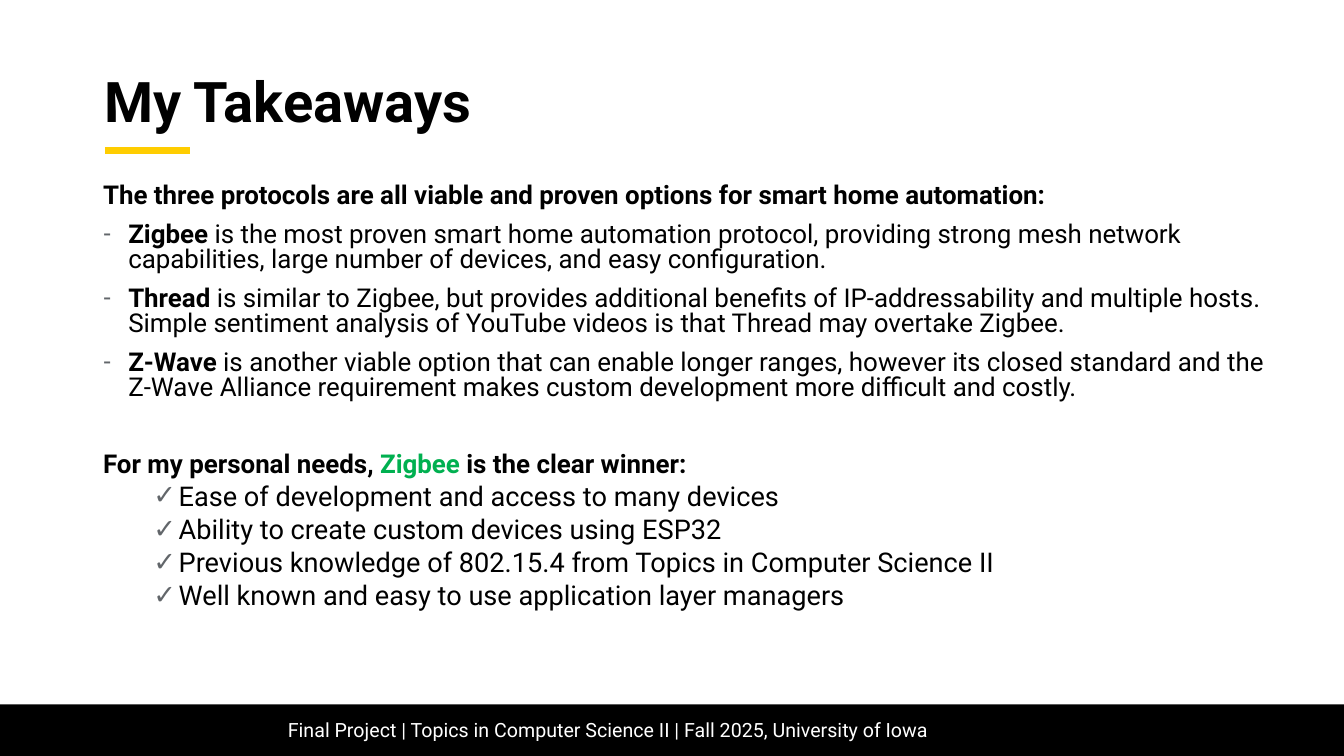
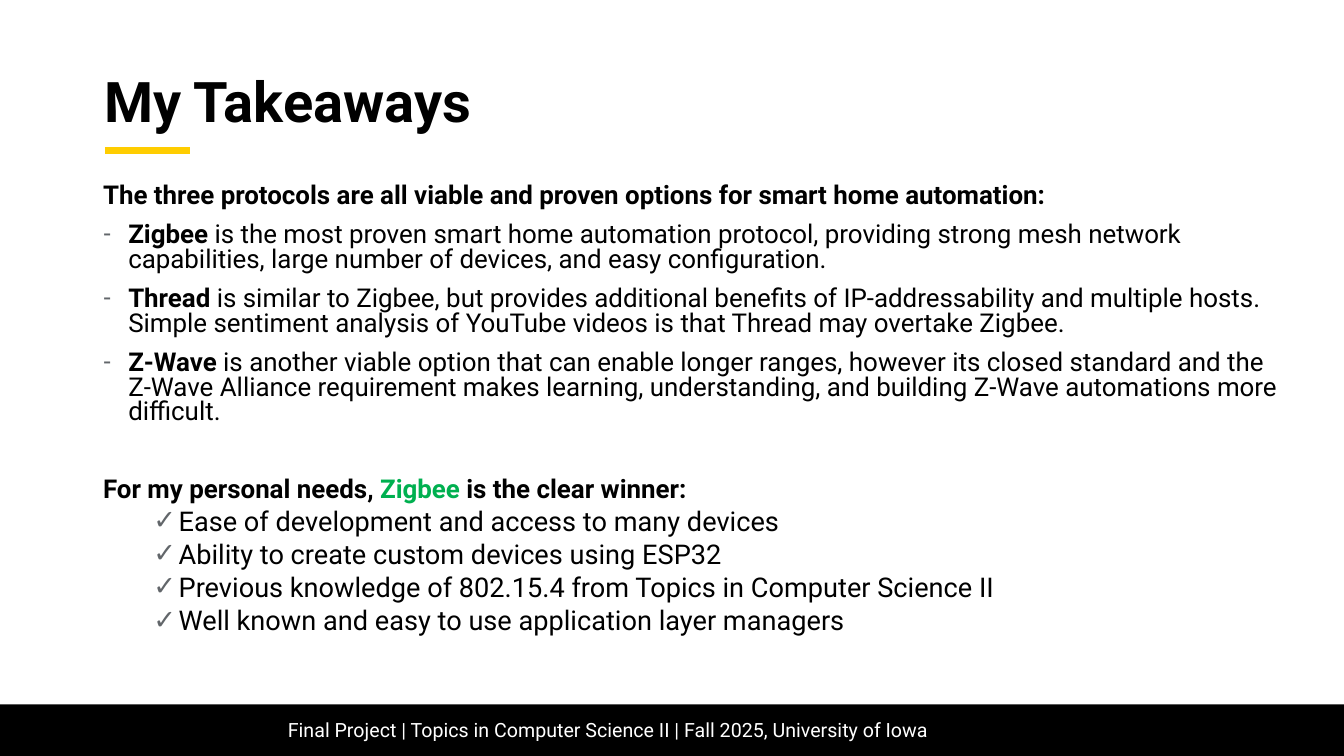
Before and after one commit to mattnkrueger/cs-4980--real-time-cyber-physical-systems, a slide deck: slide 49 of project/final_project-comparison_of_thread_zigbee_and_zwave_for_home_automation.pptx (slide 47 before the commit). Drawn at 1344x756 pixels with LibreOffice and Linux fonts; fonts in the diff are those of the drawing; background and template pictures are left out. Boxes give left, top, right and bottom in pixels: in the first picture for what was removed or moved away, otherwise in the second. Text is boxed around its words. In the diff, an @@ line names an element or a change of style, - is before the commit and + after.

```diff
--- a/project/final_project-comparison_of_thread_zigbee_and_zwave_for_home_automation.pptx
+++ b/project/final_project-comparison_of_thread_zigbee_and_zwave_for_home_automation.pptx
@@ text at [128, 351, 1277, 421]: text changed @@
-– Z-Wave is another viable option that can enable longer ranges, however its closed standard and the Z-Wave Alliance requirement makes custom development more difficult and costly.
+– Z-Wave is another viable option that can enable longer ranges, however its closed standard and the Z-Wave Alliance requirement makes learning, understanding, and building Z-Wave automations more difficult.
```
Also in this commit, not shown: 31 other slides changed, 20 slides added, 7 slides removed, 2 other files.
